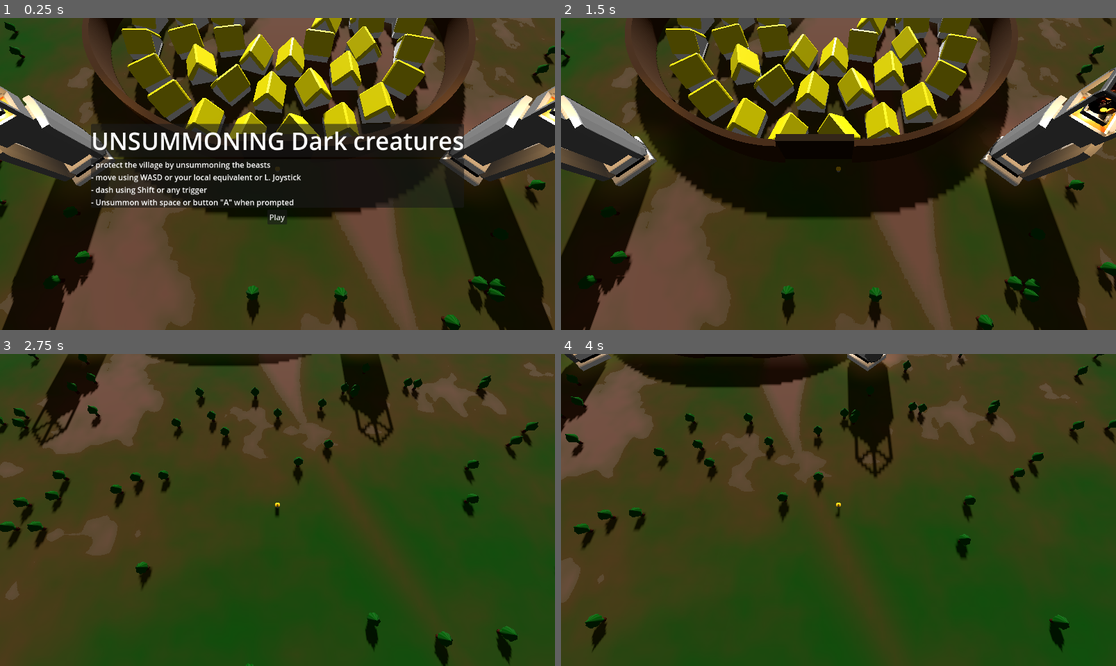
Above: before the commit, frames 1-4 (two rows, left to right).
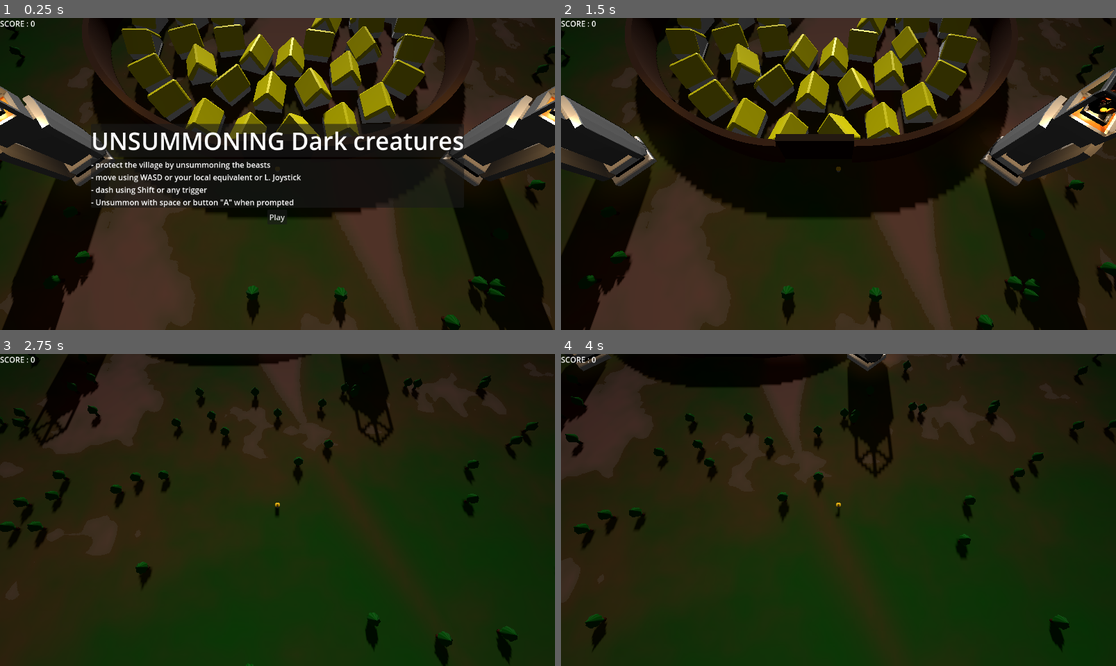
Above: after the commit, the same moments.

Repository: AngryCyboot/LD55
Game: Godot game, scene res://Main.tscn
Two runs of this game, one before a commit and one after it. Both use one fixed random seed, a clock stepped at 60 frames per second and the inputs below.
Inputs (mouse positions are in pixels of both pictures, inside the frame that each line leads up to):
- Up to frame 1 (0.25 s): no input
- Up to frame 2 (1.5 s): click "Play" at 0.5 s; tap Enter (ui_accept) at 1.25 s; move the mouse to (960, 158) at 1.27 s; hold D (East) from 1.28 s (still down); hold Space (Context) from 1.28 s (still down); click (960, 158) at 1.42 s
- Up to frame 3 (2.75 s): tap Enter (ui_accept) at 1.52, 2.27 s; move the mouse to (166, 525) at 2.02 s; release D (East) at 2.03 s; release Space (Context) at 2.03 s; hold S (South) from 2.03 s (still down); tap Shift (Dash) at 2.1 s
- Up to frame 4 (4 s): move the mouse to (894, 441) at 2.77 s; release S (South) at 2.78 s; hold D (East) 2.78-3.53 s; hold F 2.78-3.53 s; move the mouse to (810, 572) at 3.52 s; hold W (North) from 3.53 s (still down); tap Space (Context) at 3.6 s; click (810, 572) at 3.67 s; tap Enter (ui_accept) at 3.77 s

The runs differ from the first frame. In frame 1, 44% of the frame differs, in the area x 0-100%, y 0-100%; in frame 2, 47%; in frame 3, 61%; in frame 4, 59%.

Commit message:
score death effect and code cleaning

Diff:
--- a/Character/Char.gd
+++ b/Character/Char.gd
@@ -5,11 +5,8 @@
 @export var dash_cooldown_time : float = 1.0
 @export var dash_speed : float = 10
 @export var dash_sound : AudioStreamPlayer3D
-@export var circle_sound : AudioStreamPlayer3D
 @export var death_sound : AudioStreamPlayer3D
 @export var spawn_sound : AudioStreamPlayer3D
-@export var village : Node3D
-@export var environement : Environment
 
 var ready_to_dash : bool = true
 var timer : float = 0
@@ -19,9 +16,11 @@
 var _current_unsummoning_circle_part:CirclePart = null
 var alive : bool = true
 
+@onready var environement : Environment = $"../WorldEnvironment".environment
+@onready var village : Node3D = $"../Village"
 @onready var ring : MeshInstance3D = $ColoRing
 @onready var _unsummoning_circle_scene:= preload("res://Character/UnsummonCircleExample.tscn")
-
+@onready var ui : Control = $MainCam/UI
 
 func _process(delta):
 	var paused : bool = ProjectSettings.get_setting("specific/state/paused")
@@ -107,7 +106,8 @@
 	alive = false
 	timer = 0
 	AudioServer.set_bus_effect_enabled(0,0,true)
-	environement.adjustment_saturation = 0.5
+	#environement.adjustment_saturation = 0.5
+	environement.fog_light_energy = 0.5
 
 func boss_spawned(boss)-> void:
 		boss.connect("character_entered_unsummoning_area", enter_boss_unsummoning_area)
@@ -119,9 +119,12 @@
 	elif timer > 1.6:
 		alive = true
 		AudioServer.set_bus_effect_enabled(0,0,false)
-		environement.adjustment_saturation = 1
+		#environement.adjustment_saturation = 1
+		environement.fog_light_energy = 0
 	elif timer >1.1:
-		environement.adjustment_saturation = timer-0.6
+		#environement.adjustment_saturation = timer-0.6
+		environement.fog_light_energy = 1.6-timer
 
 func unsummon() -> void:
 	$unsummon.play()
+	ui.score +=1
--- a/Main.tscn
+++ b/Main.tscn
@@ -8,6 +8,9 @@
 [ext_resource type="PackedScene" uid="uid://ddn10m5d3ys5r" path="res://ui.tscn" id="8_lbl87"]
 
 [sub_resource type="Environment" id="Environment_fxl0a"]
+fog_enabled = true
+fog_light_color = Color(0.517647, 0.552941, 0.607843, 1)
+fog_light_energy = 0.0
 
 [node name="Node3D" type="Node3D"]
 script = ExtResource("1_ybr70")
@@ -18,10 +21,8 @@
 [node name="Village" parent="." instance=ExtResource("2_q44hr")]
 transform = Transform3D(1, 0, 0, 0, 1, 0, 0, 0, 1, 0, 0, 0)
 
-[node name="Char" parent="." node_paths=PackedStringArray("village") instance=ExtResource("3_fyrox")]
+[node name="Char" parent="." instance=ExtResource("3_fyrox")]
 transform = Transform3D(1, 0, 0, 0, 1, 0, 0, 0, 1, 0, 0.731142, 60.1205)
-village = NodePath("../Village")
-environement = SubResource("Environment_fxl0a")
 
 [node name="MainCam" parent="Char" instance=ExtResource("6_kbuh7")]
 transform = Transform3D(1, 0, 0, 0, 0.358368, 0.93358, 0, -0.93358, 0.358368, 0, 55, 22)
--- a/ui.gd
+++ b/ui.gd
@@ -3,6 +3,7 @@
 var button_labels : Array[String] = ["Play","Restart"]
 var title_labels : Array[String] = ["UNSUMMONING Dark creatures","You failed to defend the village"]
 var game_over : bool = false
+var score : int = 0
 
 @onready var start_button : Button = $VBoxContainer/Button
 @onready var title : Label = $VBoxContainer/Title
@@ -11,6 +12,9 @@
 func _ready():
 	title.text = title_labels[0]
 	start_button.text = button_labels[0]
+
+func _process(delta):
+	$Label.text = "SCORE : " + str(score)
 
 func failure() :
 	ProjectSettings.set_setting("specific/state/paused",true)
--- a/ui.tscn
+++ b/ui.tscn
@@ -63,4 +63,10 @@
 size_flags_horizontal = 4
 text = "restart"
 
+[node name="Label" type="Label" parent="."]
+layout_mode = 0
+offset_right = 95.0
+offset_bottom = 70.0
+text = "SCORE : "
+
 [connection signal="pressed" from="VBoxContainer/Button" to="." method="play"]
